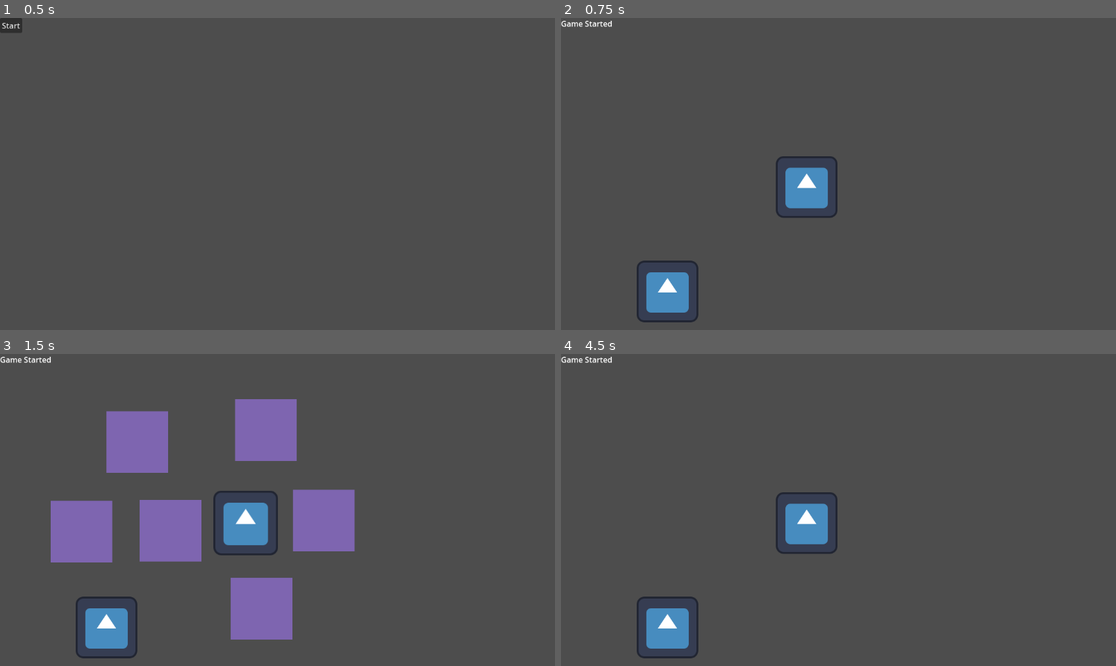
Above: before the commit, frames 1-4 (two rows, left to right).
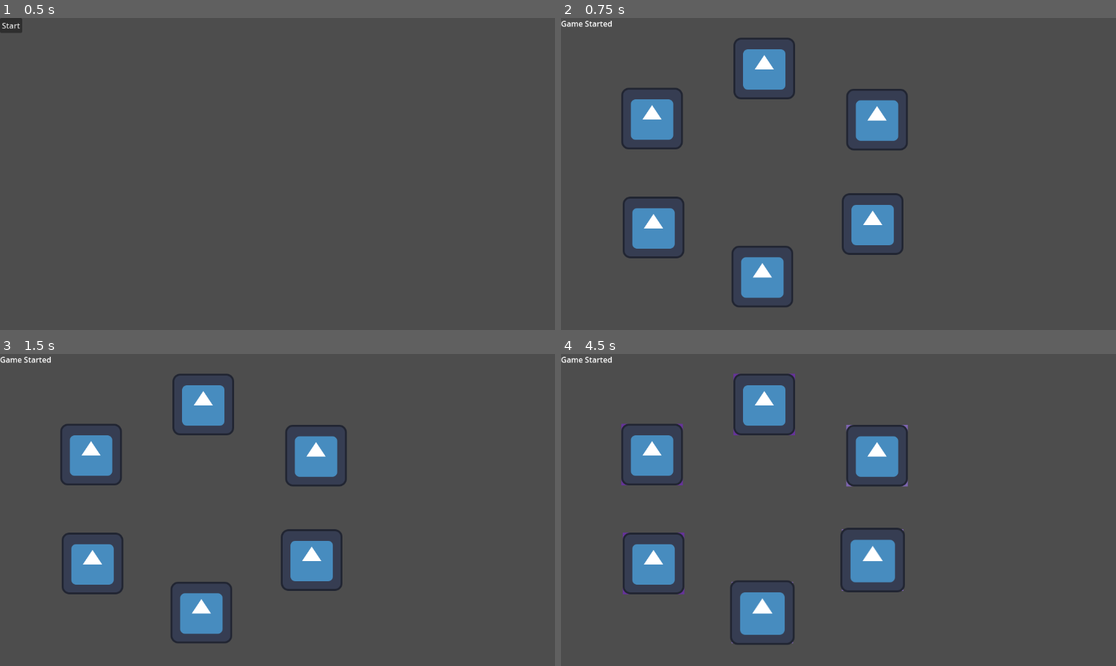
Above: after the commit, the same moments.

Repository: morganwynne/Cracking-Kingdom-Down
Game: Godot game, scene res://scenes/core.tscn
The game is run twice, just before and just after one commit, with the same random seed, the same clock (stepped at 60 frames per second) and the same inputs. The engine's default icon, where the game draws it, is replaced by a stand-in: a white triangle on a blue panel in a dark square.
Inputs (mouse positions are in pixels of both pictures, inside the frame that each line leads up to):
- Up to frame 1 (0.5 s): no input
- Up to frame 2 (0.75 s): click "Start" at 0.5 s
- Up to frame 3 (1.5 s): tap Enter at 1.25 s; move the mouse to (244, 522) at 1.27 s; press the mouse at (244, 522) at 1.28 s
- Up to frame 4 (4.5 s): tap Space at 2, 3.5 s; move the mouse to (666, 628) at 2.02 s; release the mouse at (666, 628) at 2.03 s; click (666, 628) at 2.1 s; tap Enter at 2.75, 4.25 s; move the mouse to (894, 441) at 2.77 s; press the mouse at (894, 441) at 2.78 s; move the mouse to (810, 572) at 3.52 s; release the mouse at (810, 572) at 3.53 s; click (810, 572) at 3.6 s; move the mouse to (1005, 556) at 4.27 s; press the mouse at (1005, 556) at 4.28 s

Frame 1 is identical in both runs. In frame 2, 10% of the frame differs, in the area x 10-63%, y 6-98%; in frame 3, 22%, in the area x 9-64%, y 6-98%; in frame 4, 11%.

Commit message:
Create placeholder plates/plate holders

Diff:
--- a/scenes/game.tscn
+++ b/scenes/game.tscn
@@ -4,6 +4,58 @@
 [ext_resource type="PackedScene" uid="uid://dm37p0qw2e7qd" path="res://scenes/plate.tscn" id="2_3k1tl"]
 
 [node name="Game" type="Node"]
+
+[node name="PlateHolders" type="Node" parent="."]
+
+[node name="PlateHolder1" parent="PlateHolders" node_paths=PackedStringArray("plate") instance=ExtResource("1_eol53")]
+position = Vector2(422, 105)
+plate = NodePath("../../Plates/Plate1")
+
+[node name="PlateHolder2" parent="PlateHolders" node_paths=PackedStringArray("plate") instance=ExtResource("1_eol53")]
+position = Vector2(647, 428)
+plate = NodePath("../../Plates/Plate2")
+
+[node name="PlateHolder3" parent="PlateHolders" node_paths=PackedStringArray("plate") instance=ExtResource("1_eol53")]
+position = Vector2(656, 211)
+plate = NodePath("../../Plates/Plate3")
+
+[node name="PlateHolder4" parent="PlateHolders" node_paths=PackedStringArray("plate") instance=ExtResource("1_eol53")]
+position = Vector2(418, 537)
+plate = NodePath("../../Plates/Plate4")
+
+[node name="PlateHolder5" parent="PlateHolders" node_paths=PackedStringArray("plate") instance=ExtResource("1_eol53")]
+position = Vector2(192, 435)
+plate = NodePath("../../Plates/Plate5")
+
+[node name="PlateHolder6" parent="PlateHolders" node_paths=PackedStringArray("plate") instance=ExtResource("1_eol53")]
+position = Vector2(189, 209)
+plate = NodePath("../../Plates/Plate6")
+
+[node name="Plates" type="Node" parent="."]
+
+[node name="Plate1" parent="Plates" node_paths=PackedStringArray("plate_holder") instance=ExtResource("2_3k1tl")]
+position = Vector2(422, 105)
+plate_holder = NodePath("../../PlateHolders/PlateHolder1")
+
+[node name="Plate2" parent="Plates" node_paths=PackedStringArray("plate_holder") instance=ExtResource("2_3k1tl")]
+position = Vector2(647, 428)
+plate_holder = NodePath("../../PlateHolders/PlateHolder2")
+
+[node name="Plate3" parent="Plates" node_paths=PackedStringArray("plate_holder") instance=ExtResource("2_3k1tl")]
+position = Vector2(656, 211)
+plate_holder = NodePath("../../PlateHolders/PlateHolder3")
+
+[node name="Plate4" parent="Plates" node_paths=PackedStringArray("plate_holder") instance=ExtResource("2_3k1tl")]
+position = Vector2(418, 537)
+plate_holder = NodePath("../../PlateHolders/PlateHolder4")
+
+[node name="Plate5" parent="Plates" node_paths=PackedStringArray("plate_holder") instance=ExtResource("2_3k1tl")]
+position = Vector2(192, 435)
+plate_holder = NodePath("../../PlateHolders/PlateHolder5")
+
+[node name="Plate6" parent="Plates" node_paths=PackedStringArray("plate_holder") instance=ExtResource("2_3k1tl")]
+position = Vector2(189, 209)
+plate_holder = NodePath("../../PlateHolders/PlateHolder6")
 
 [node name="UI" type="Control" parent="."]
 layout_mode = 3
@@ -16,27 +68,3 @@
 offset_right = 40.0
 offset_bottom = 23.0
 text = "Game Started"
-
-[node name="PlateHolder" parent="." instance=ExtResource("1_eol53")]
-position = Vector2(285, 183)
-
-[node name="PlateHolder2" parent="." instance=ExtResource("1_eol53")]
-position = Vector2(552, 158)
-
-[node name="PlateHolder3" parent="." instance=ExtResource("1_eol53")]
-position = Vector2(672, 346)
-
-[node name="PlateHolder4" parent="." instance=ExtResource("1_eol53")]
-position = Vector2(169, 369)
-
-[node name="PlateHolder5" parent="." instance=ExtResource("1_eol53")]
-position = Vector2(354, 367)
-
-[node name="PlateHolder6" parent="." instance=ExtResource("1_eol53")]
-position = Vector2(543, 529)
-
-[node name="Plate" parent="." instance=ExtResource("2_3k1tl")]
-position = Vector2(510, 351)
-
-[node name="Plate2" parent="." instance=ExtResource("2_3k1tl")]
-position = Vector2(221, 568)
--- a/scripts/core.gd
+++ b/scripts/core.gd
@@ -12,8 +12,6 @@
   change_game.call_deferred(load("scenes/game.tscn"))
 
 func change_game(scene:PackedScene) -> void:
-  print("change_game called")
-
   var game:Node = $Game
 
   for child:Node in game.get_children():
--- a/scripts/plate.gd
+++ b/scripts/plate.gd
@@ -3,7 +3,7 @@
 var draggable:bool = false ## Mouse is hovering over plate and will drag on click
 var is_inside_dropable:bool = false
 var hovering_plate_holder:PlateHolder
-var plate_holder:PlateHolder
+@export var plate_holder:PlateHolder
 var offset:Vector2
 var original_position:Vector2
 
@@ -19,8 +19,8 @@
       global.dragging = null
       if hovering_plate_holder and ((hovering_plate_holder.plate and plate_holder) or (hovering_plate_holder.plate == null)):
         if hovering_plate_holder.plate and hovering_plate_holder.plate != self:
-          hovering_plate_holder.plate.change_plate_holder(plate_holder)
-        change_plate_holder(hovering_plate_holder)
+          hovering_plate_holder.plate.change_plate_holder(plate_holder, true)
+        change_plate_holder(hovering_plate_holder, true)
       else:
         var tween:Tween = get_tree().create_tween()
         tween.tween_property(self, "global_position", original_position, 0.2).set_ease(Tween.EASE_OUT)
@@ -47,11 +47,12 @@
     if body == hovering_plate_holder:
       hovering_plate_holder = null
 
-func change_plate_holder(new_plate_holder:PlateHolder) -> void:
+func change_plate_holder(new_plate_holder:PlateHolder, animate:bool) -> void:
   if plate_holder and plate_holder.plate == self:
     plate_holder.plate = null
   new_plate_holder.plate = self
   plate_holder = new_plate_holder
 
-  var tween:Tween = get_tree().create_tween()
-  tween.tween_property(self, "position", new_plate_holder.position, 0.2).set_ease(Tween.EASE_OUT)
+  if animate:
+    var tween:Tween = get_tree().create_tween()
+    tween.tween_property(self, "position", new_plate_holder.position, 0.2).set_ease(Tween.EASE_OUT)
--- a/scripts/plate_holder.gd
+++ b/scripts/plate_holder.gd
@@ -1,6 +1,6 @@
 class_name PlateHolder extends StaticBody2D
 
-var plate:Plate
+@export var plate:Plate
 
 func _ready() -> void:
   modulate = Color(Color.MEDIUM_PURPLE, 0.7)
